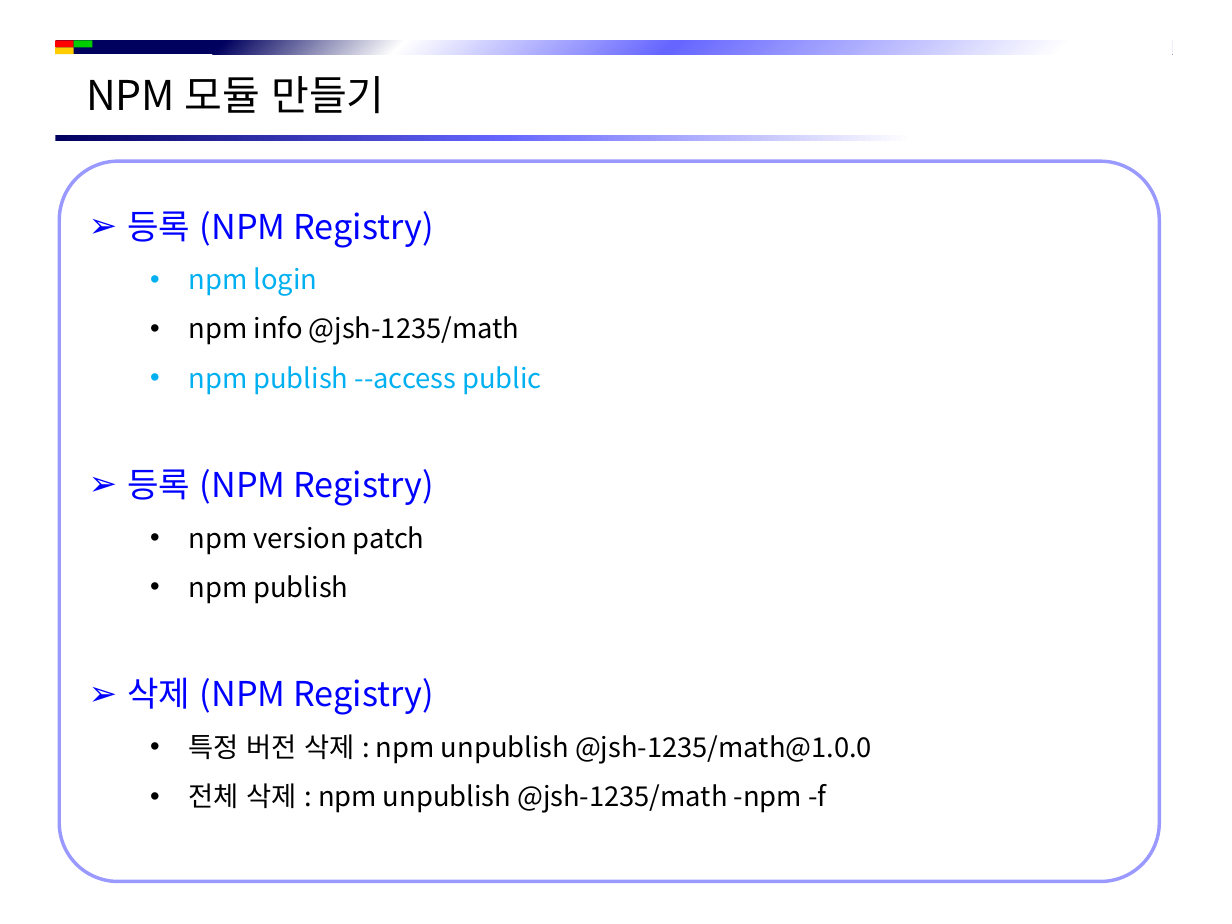
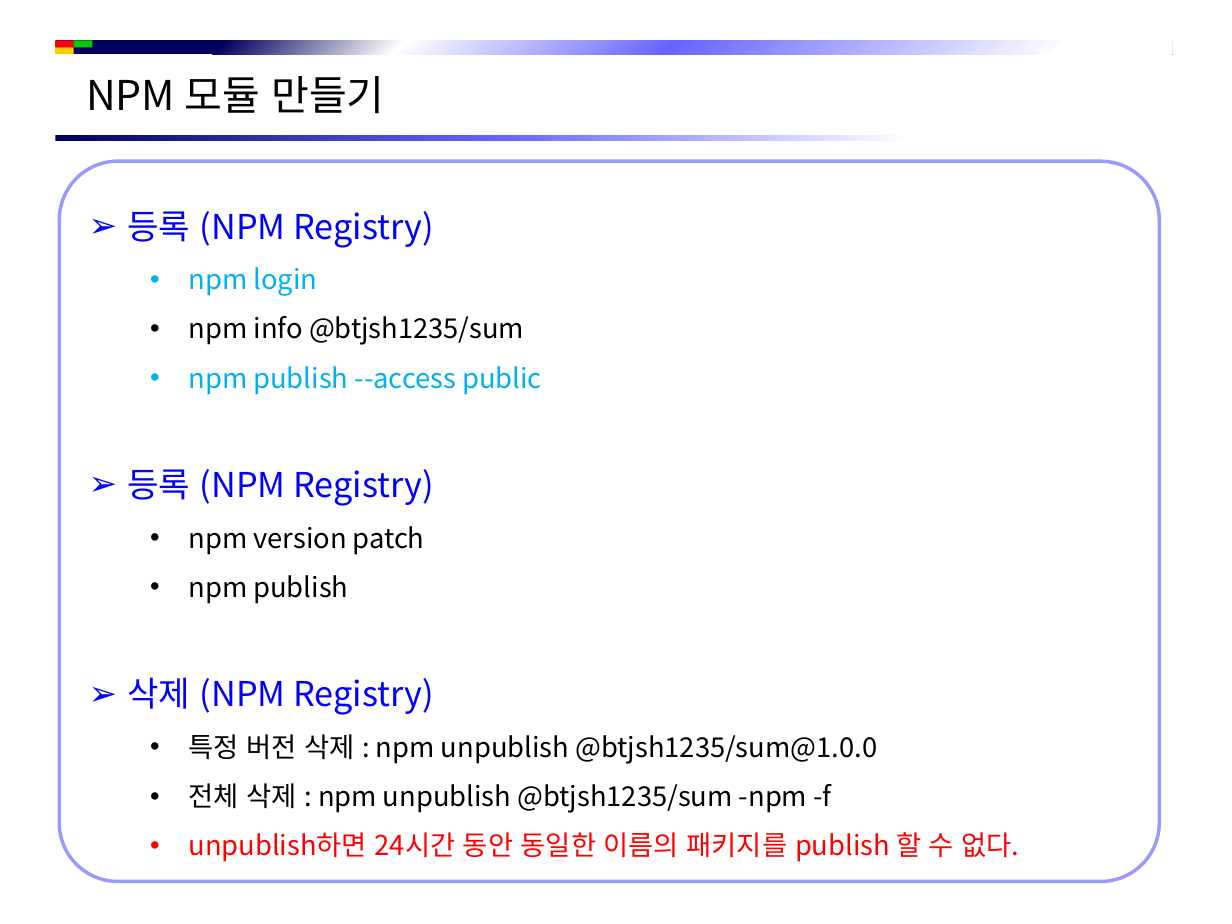
Before and after one commit to jsh-1235/Document, a slide deck: slide 11 of Back-End/NodeJS/NPM 개발 도구.pptx (slide 6 before the commit). Drawn at 1232x924 pixels with LibreOffice and Linux fonts; fonts in the diff are those of the drawing; background and template pictures are left out. Boxes give left, top, right and bottom in pixels: in the first picture for what was removed or moved away, otherwise in the second. Text is boxed around its words. In the diff, an @@ line names an element or a change of style, - is before the commit and + after.

```diff
--- a/Back-End/NodeJS/NPM 개발 도구.pptx
+++ b/Back-End/NodeJS/NPM 개발 도구.pptx
@@ text in rounded rectangle at [189, 316, 524, 345]: text changed @@
-  • npm info @jsh-1235/math
+  • npm info @btjsh1235/sum
@@ text in rounded rectangle at [189, 734, 1020, 862]: text changed @@
-  • 특정 버전 삭제 : npm unpublish @jsh-1235/math@1.0.0
-  • 전체 삭제 : npm unpublish @jsh-1235/math -npm -f
+  • 특정 버전 삭제 : npm unpublish @btjsh1235/sum@1.0.0
+  • 전체 삭제 : npm unpublish @btjsh1235/sum -npm -f
+  • unpublish하면 24시간 동안 동일한 이름의 패키지를 publish 할 수 없다.
```
Also in this commit, not shown: 5 other slides changed, 5 slides added, 14 other files.
